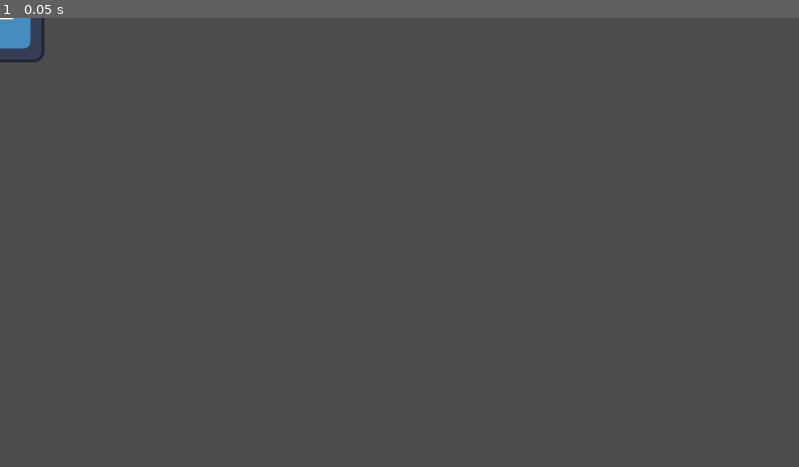
Above: before the commit, frame 1.
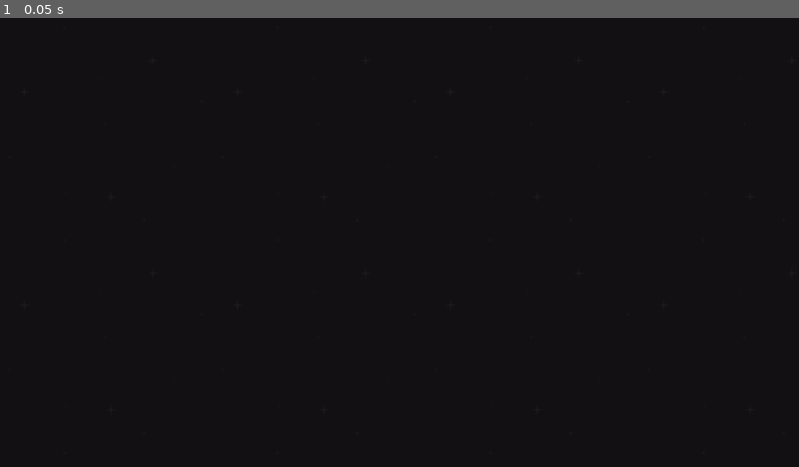
Above: after the commit, the same moment.

Repository: JMGomezCobo/Godot2D-SpeedySaucer
Game: Godot game, scene res://Scenes/level_0.tscn
Same seed, same stepped clock (60 frames per second), same inputs: the game is played once before the commit and once after it. Before the commit the project starts from res://level_0.tscn. The engine's default icon, where the game draws it, is replaced by a stand-in: a white triangle on a blue panel in a dark square.
Inputs:
- Up to frame 1 (0.05 s): no input

The runs differ from the first frame. In frame 1, 100% of the frame differs, in the area x 0-100%, y 0-100%.

Commit message:
Folder Structuring
• Added Audio folder
• Added Scenes folder
• Added Scripts folder
• Added Sprites folder
• Imported background sprites

Diff:
--- /dev/null
+++ b/Scenes/level_0.tscn
@@ -0,0 +1,12 @@
+[gd_scene load_steps=2 format=3 uid="uid://b0tcu6jjlc6ct"]
+
+[ext_resource type="Texture2D" uid="uid://dn72t66tx6d53" path="res://Sprites/Backgrounds/black.png" id="1_dnfjv"]
+
+[node name="Level_0" type="Node2D"]
+
+[node name="TextureRect" type="TextureRect" parent="."]
+offset_right = 978.0
+offset_bottom = 551.0
+scale = Vector2(1.2, 1.2)
+texture = ExtResource("1_dnfjv")
+stretch_mode = 1
--- a/level_0.tscn
+++ /dev/null
@@ -1,8 +0,0 @@
-[gd_scene load_steps=2 format=3 uid="uid://b0tcu6jjlc6ct"]
-
-[ext_resource type="Texture2D" uid="uid://vhbdq204fsdl" path="res://icon.svg" id="1_diulr"]
-
-[node name="Level_0" type="Node2D"]
-
-[node name="Sprite2D" type="Sprite2D" parent="."]
-texture = ExtResource("1_diulr")
--- a/project.godot
+++ b/project.godot
@@ -11,6 +11,6 @@
 [application]
 
 config/name="Godot2D-SpeedySaucer"
-run/main_scene="res://level_0.tscn"
+run/main_scene="res://Scenes/level_0.tscn"
 config/features=PackedStringArray("4.1", "Forward Plus")
 config/icon="res://icon.svg"
Binary file added: Sprites/Backgrounds/black.png
Not shown, added: Sprites/Backgrounds/black.png.import
Binary file added: Sprites/Backgrounds/blue.png
Not shown, added: Sprites/Backgrounds/blue.png.import
Binary file added: Sprites/Backgrounds/darkPurple.png
Not shown, added: Sprites/Backgrounds/darkPurple.png.import
Binary file added: Sprites/Backgrounds/purple.png
Not shown, added: Sprites/Backgrounds/purple.png.import
